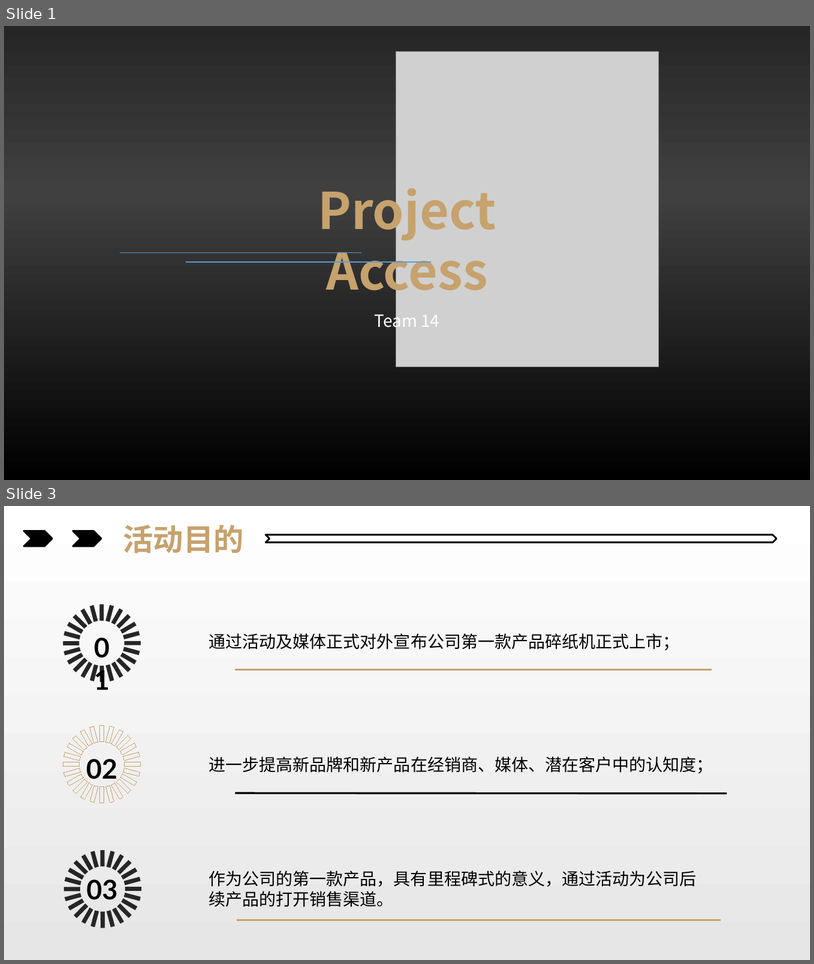
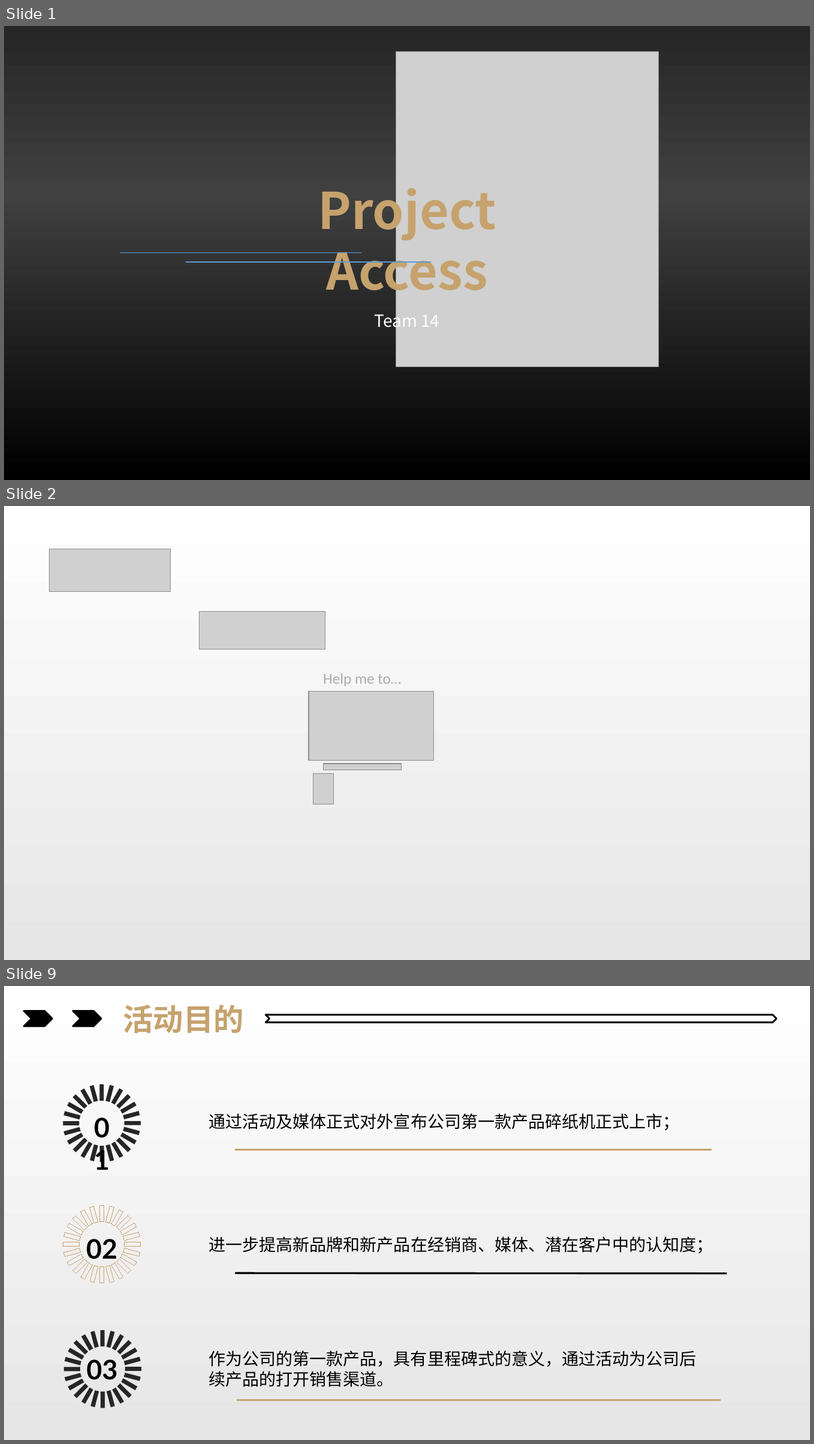
Before and after one commit to henryzt/JPMorgan-CFG19-Project-Access-Chatbot, a slide deck: presentation/03.pptx. Shown one above the other, each under a label of ours: slides 1 and 3 before the commit, slides 1, 2 and 9 after it; the slides between them are not shown. The pictures are 814x964 and 814x1444 pixels, drawn with LibreOffice and Linux fonts; fonts in the diff are those of the drawing; grey boxes stand for pictures. Boxes give left, top, right and bottom in pixels: in the first picture for what was removed or moved away, otherwise in the second. Text is boxed around its words. In the diff, an @@ line names an element or a change of style, - is before the commit and + after.

```diff
--- a/presentation/03.pptx
+++ b/presentation/03.pptx
@@ slide 2 added at box(4, 506, 810, 960), background gradient #FFFFFF to #E7E6E6 @@
@@ picture added at box(50, 549, 171, 592) @@
@@ picture added at box(200, 611, 325, 649) @@
@@ text added at box(323, 673, 401, 686), 18 pt, text #AFABAB @@
+Help me to…
@@ picture added at box(309, 691, 434, 760) @@
@@ picture added at box(313, 774, 333, 804) @@
@@ picture added at box(323, 764, 401, 771) @@
@@ what was slide 3 is now slide 9 @@
```
Also in this commit, not shown: 1 slide changed, 5 other slides added.
